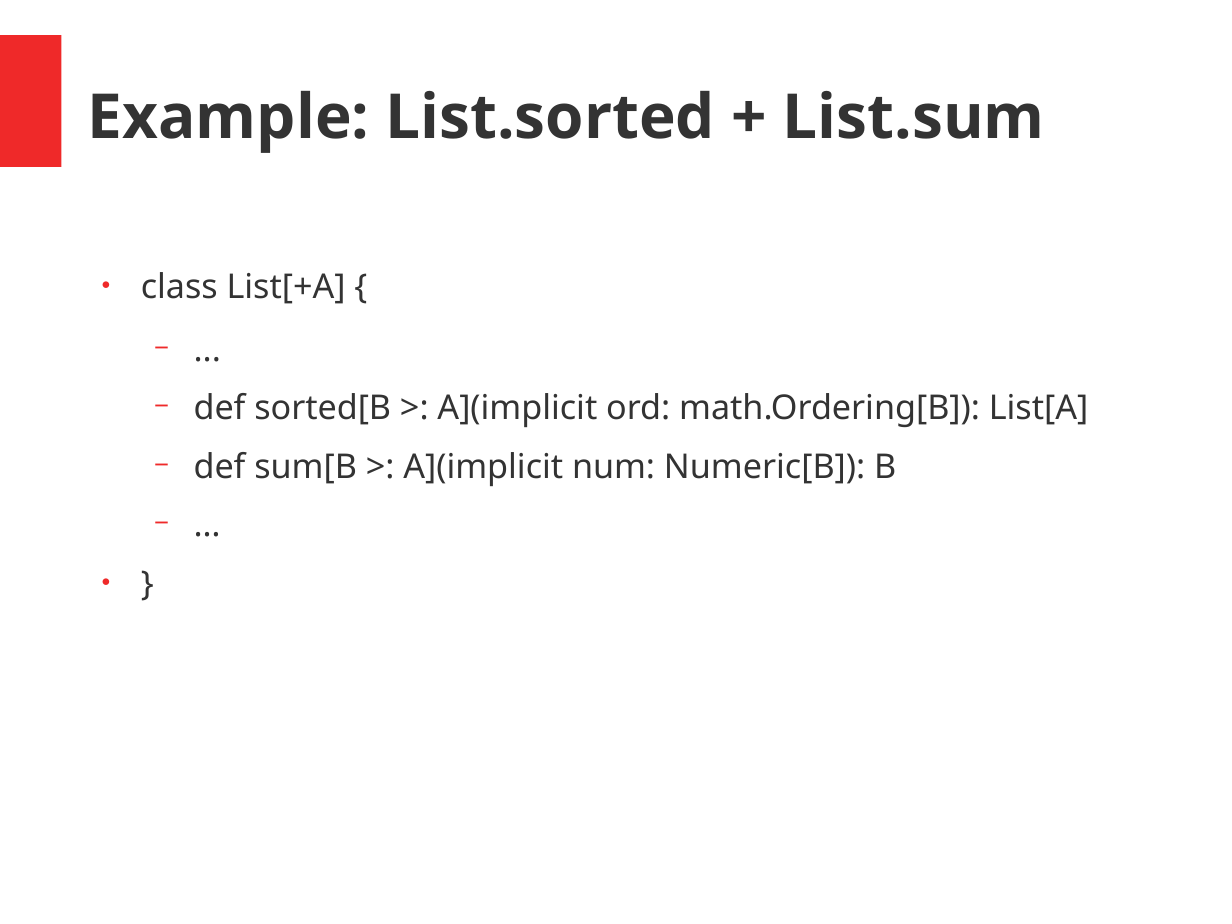
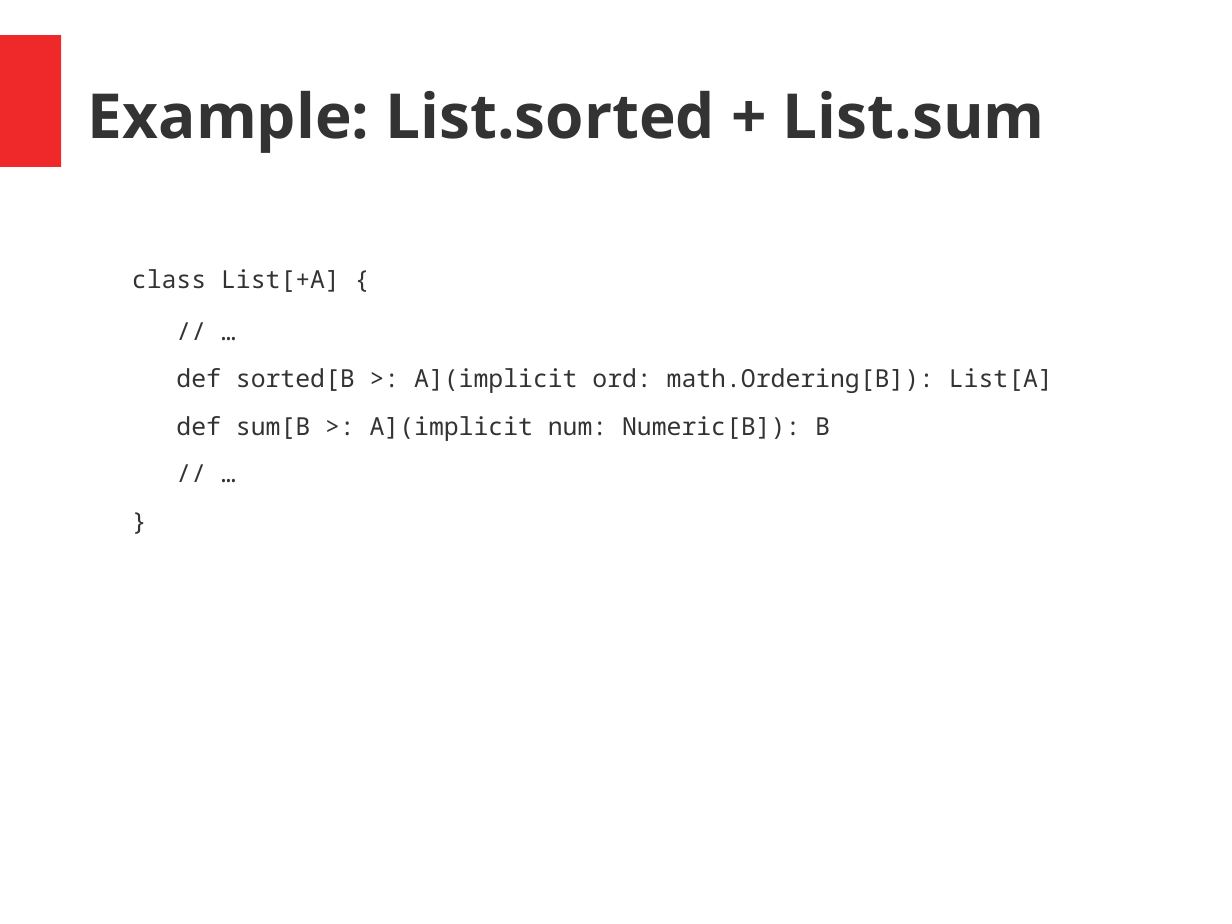
Before and after one commit to hermannhueck/typeclasses, a slide deck: slide 5 of Slides/TypeClasses.pptx (slide 3 before the commit). Drawn at 1232x924 pixels with LibreOffice and Linux fonts; fonts in the diff are those of the drawing. Boxes give left, top, right and bottom in pixels: in the first picture for what was removed or moved away, otherwise in the second. Text is boxed around its words. In the diff, an @@ line names an element or a change of style, - is before the commit and + after.

```diff
--- a/Slides/TypeClasses.pptx
+++ b/Slides/TypeClasses.pptx
@@ text at (x1=132, y1=269, x2=1053, y2=441): text changed; size 22 to 16 pt; font Noto Sans to Noto Sans Mono @@
-  − ...
+// …
@@ text at (x1=132, y1=269, x2=1053, y2=441): text changed; size 22 to 16 pt; font Noto Sans to Noto Sans Mono @@
-  − …
+// …
@@ text at (x1=132, y1=269, x2=1053, y2=441): size 22 to 16 pt, font Noto Sans to Noto Sans Mono; bullet ● to none; bullet − to none; list level 2 to 1 in "def sorted[B >: A](implicit ord: ..."; list level 2 to 1 in "def sum[B >: A](implicit num: ..." @@
```
Also in this commit, not shown: 11 other slides changed, 2 slides added, 1 other file.
